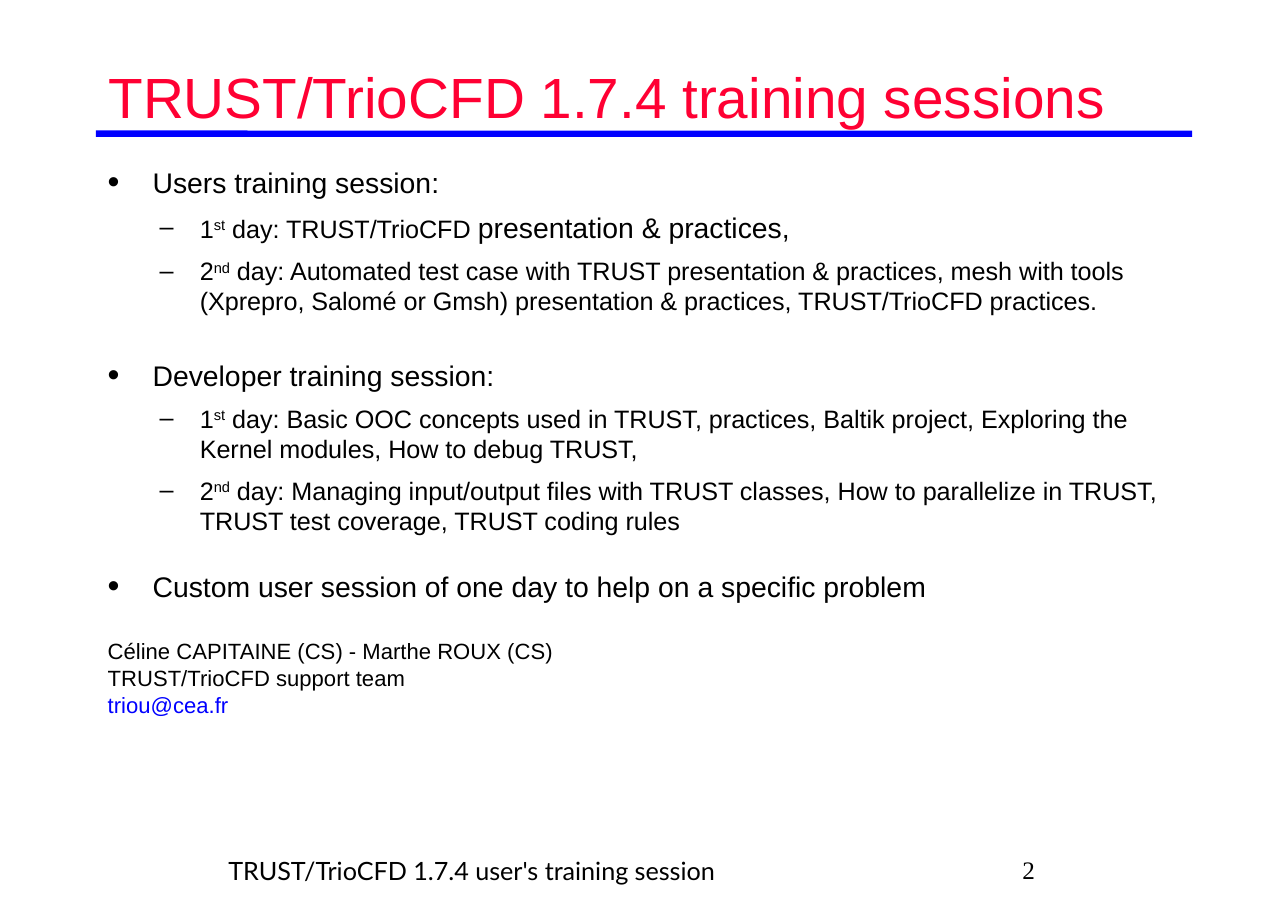
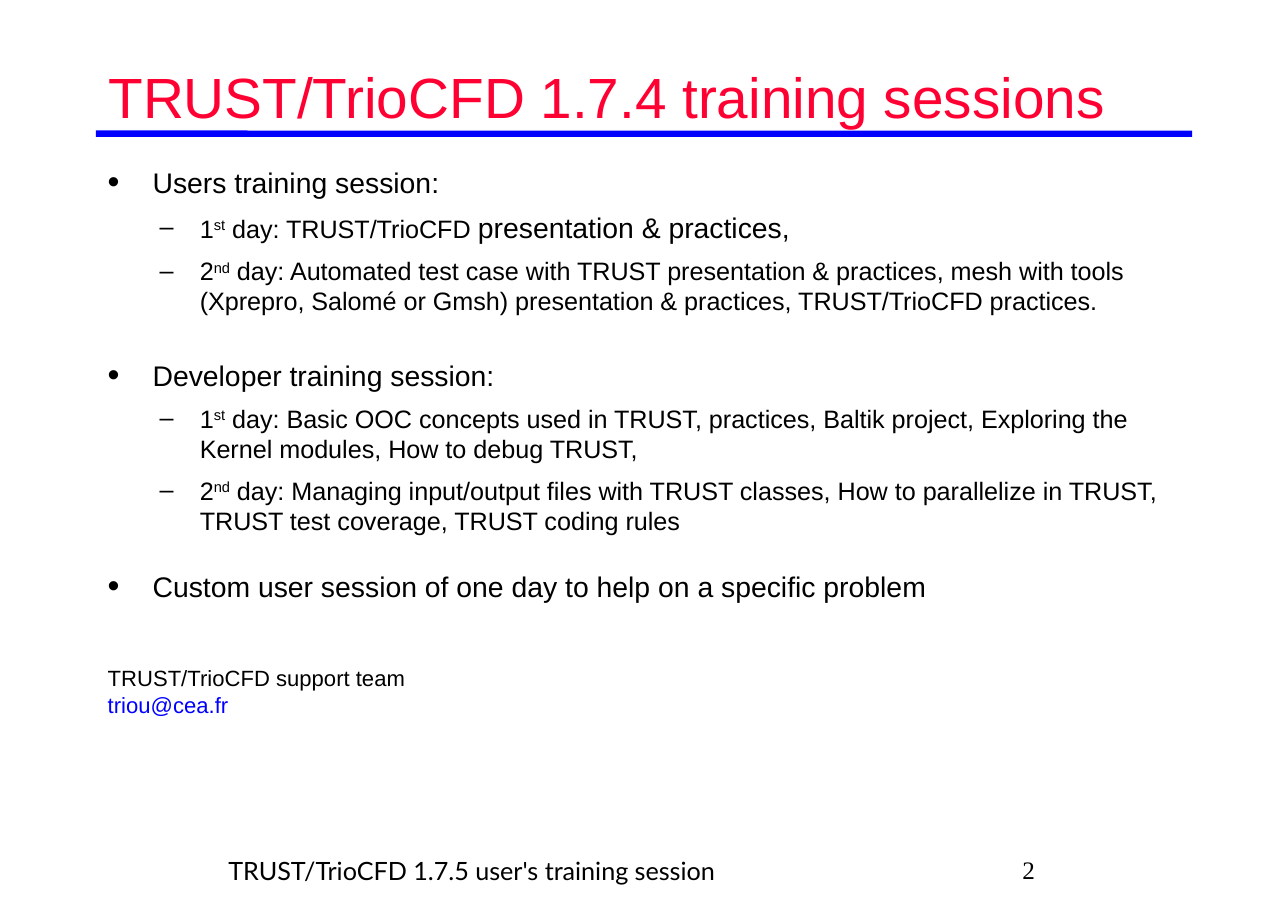
Before and after one commit to cea-trust-platform/trust-code, a slide deck: slide 2 of doc/TRUST/TRUST_and_TrioCFD_presentation.odp. Drawn at 1288x910 pixels with LibreOffice and Linux fonts; fonts in the diff are those of the drawing; background and template pictures are left out. Boxes give left, top, right and bottom in pixels: in the first picture for what was removed or moved away, otherwise in the second. Text is boxed around its words. In the diff, an @@ line names an element or a change of style, - is before the commit and + after.

```diff
--- a/doc/TRUST/TRUST_and_TrioCFD_presentation.odp
+++ b/doc/TRUST/TRUST_and_TrioCFD_presentation.odp
@@ text at [108,642,552,664]: paragraph removed @@
-Céline CAPITAINE (CS) - Marthe ROUX (CS)
@@ text at [228,861,715,885]: text changed @@
-TRUST/TrioCFD 1.7.4 user's training session
+TRUST/TrioCFD 1.7.5 user's training session
```
Also in this commit, not shown: 188 other slides changed, 9 other files.
